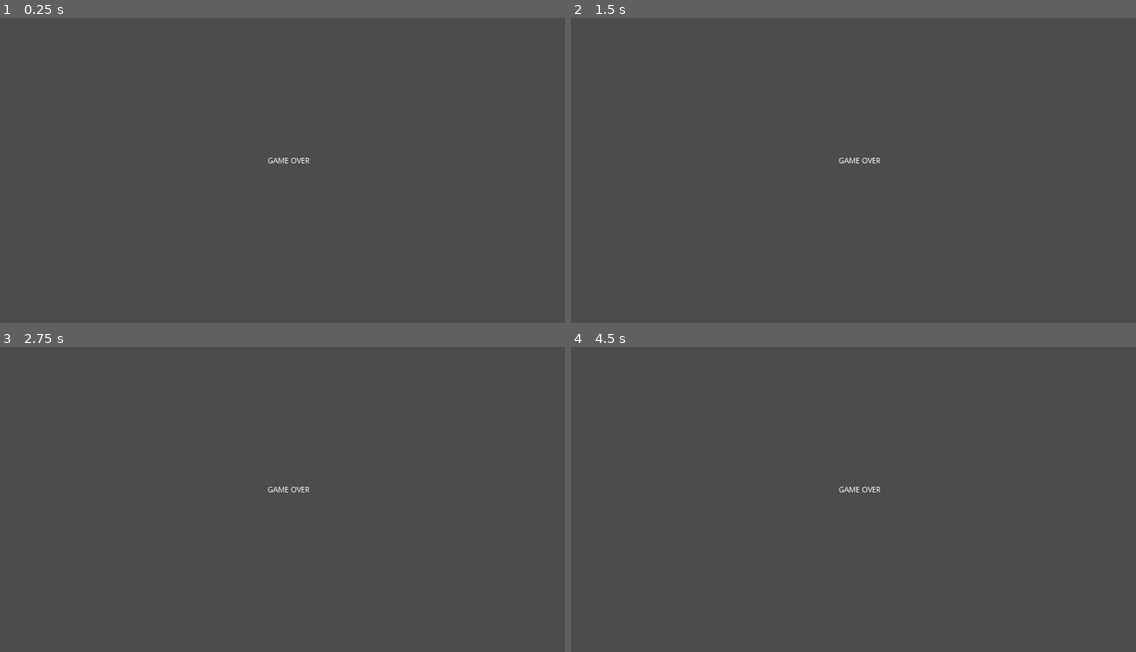
Above: before the commit, frames 1-4 (two rows, left to right).
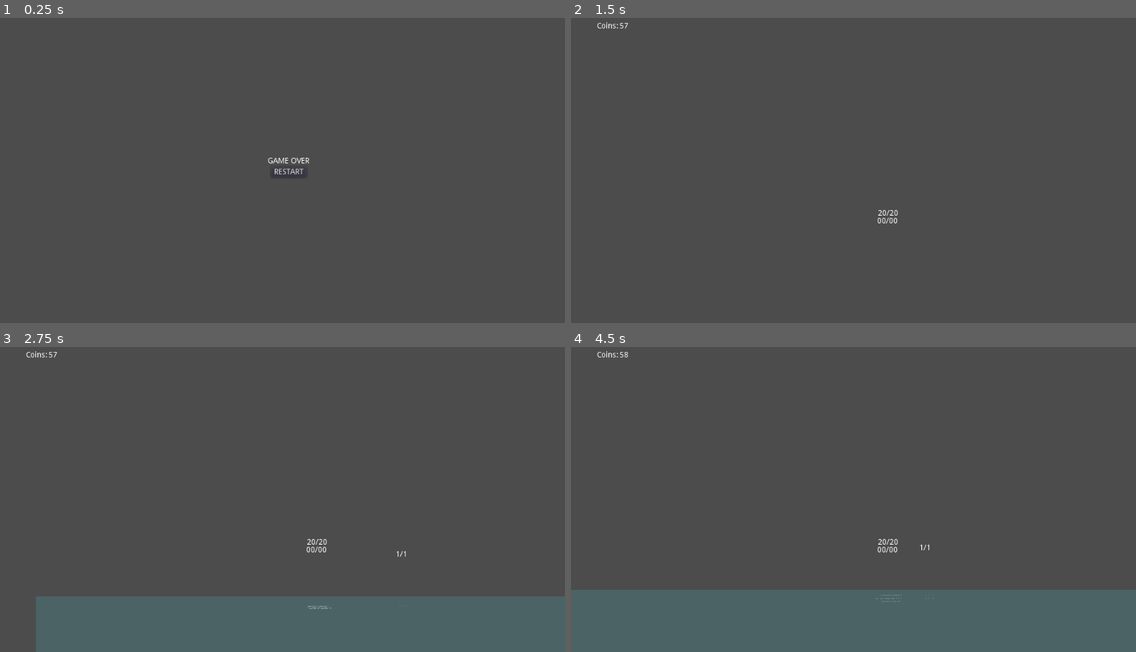
Above: after the commit, the same moments.

Repository: Galomortal47/Metroidvania
Game: Godot game, scene res://assets/game over.tscn
The game is run twice, just before and just after one commit, with the same random seed, the same clock (stepped at 60 frames per second) and the same inputs. The project has no main scene, so this scene is started directly. The engine's default icon, where the game draws it, is replaced by a stand-in: a white triangle on a blue panel in a dark square.
Inputs (mouse positions are in pixels of both pictures, inside the frame that each line leads up to):
- Up to frame 1 (0.25 s): no input
- Up to frame 2 (1.5 s): click (859, 173) at 0.5 s, where only the run after the commit has a clickable "RESTART"; tap Enter (ui_accept) at 1.25 s; move the mouse to (977, 140) at 1.27 s; hold Right (ui_right) from 1.28 s (still down); hold V (ui_block) from 1.28 s (still down)
- Up to frame 3 (2.75 s): tap Enter (ui_accept) at 1.52, 2.27 s; tap C (ui_roll) at 1.55, 2.1 s; move the mouse to (169, 502) at 2.02 s; release Right (ui_right) at 2.03 s; release V (ui_block) at 2.03 s; hold Down (ui_down) from 2.03 s (still down); tap V (ui_block) at 2.3 s
- Up to frame 4 (4.5 s): move the mouse to (910, 414) at 2.77 s; release Down (ui_down) at 2.78 s; hold Right (ui_right) 2.78-3.53 s; hold V (ui_block) 2.78-3.53 s; tap C (ui_roll) at 3.05, 3.6 s; move the mouse to (825, 551) at 3.52 s; hold Up (ui_up) 3.53-4.28 s; tap Enter (ui_accept) at 3.77 s; tap V (ui_block) at 3.8 s; move the mouse to (1023, 536) at 4.27 s; hold Left (ui_left) from 4.28 s (still down); hold V (ui_block) from 4.28 s (still down)

The runs differ from the first frame. In frame 1, less than 0.1% of the frame differs, in the area x 48-54%, y 49-53%; in frame 2, 0.2%; in frame 3, 17%; in frame 4, 21%, in the area x 0-100%, y 1-100%.

Commit message:
a lot of shit

Diff:
--- a/Scripts/Bolt.gd
+++ b/Scripts/Bolt.gd
@@ -27,10 +27,11 @@
 	if body.is_in_group("player"):
 		collect = true
 		body2 = body
+		gravity = 0
 	pass # Replace with function body.
 
 func _on_destroy_body_shape_entered(body_id, body, body_shape, area_shape):
 	if body.is_in_group("player"):
-		get_node("/root/Test/Coins/Number").set_text(str(int(get_node("/root/Test/Coins/Number").get_text())+1))
+		body.get_node("Coins/Number").set_text(str(int(body.get_node("Coins/Number").get_text())+1))
 		queue_free()
 	pass # Replace with function body.
--- a/Scripts/Box.gd
+++ b/Scripts/Box.gd
@@ -1,4 +1,6 @@
 extends RigidBody2D
+
+var boltspawner = preload("bolt_spawner.gd").new()
 
 var bolt_path = "res://assets/Bolts.tscn"
 var bolt_number = 7
@@ -6,12 +8,7 @@
 var motion = Vector2(0,0)
 func _process(delta):
 	if $Health.health <= 0:
-		for i in range(0,bolt_number):
-			var bolts =  load(bolt_path)
-			var bolt_instance = bolts.instance()
-#			bolt_instance.collect = true
-			bolt_instance.set_position(get_position()+ Vector2(rand_range(-ramdom_pos,ramdom_pos),rand_range(-ramdom_pos,ramdom_pos)))
-			get_tree().get_root().add_child(bolt_instance)
+		boltspawner.bolt_spawn(bolt_number,get_tree().get_root(),get_position())
 		queue_free()
 
 func stun():
--- /dev/null
+++ b/Scripts/Button.gd
@@ -0,0 +1,7 @@
+extends Button
+
+export var scene = "res://Test/Test.tscn"
+
+func _on_Button_button_down():
+	get_tree().change_scene(scene)
+	pass # Replace with function body.
--- /dev/null
+++ b/Scripts/Coins.gd
@@ -0,0 +1,6 @@
+extends CanvasLayer
+
+func _ready():
+	get_parent().get_node("Save").loader()
+	$Number.set_text(str(int(get_parent().get_node("Save").data.money)))
+	pass # Replace with function body.
--- a/Scripts/Mouse.gd
+++ b/Scripts/Mouse.gd
@@ -3,8 +3,8 @@
 var speed = 500
 var mouse_mode = false
 
-func _ready():
-	Input.set_mouse_mode(1)
+#func _ready():
+#	Input.set_mouse_mode(1)
 
 func _process(delta):
 	if Input.get_last_mouse_speed() > Vector2(50,50):
--- a/Scripts/Platform Sticker.gd
+++ b/Scripts/Platform Sticker.gd
@@ -1,16 +1,18 @@
 extends Area2D
 
 func _on_Platform_Sticker_body_shape_entered(body_id, body, body_shape, area_shape):
-	var pos = body.get_global_position()
-	get_tree().get_root().get_node("Test").remove_child(body)
-	self.add_child(body)
-	body.set_global_position(pos)
+	if body.is_in_group("player") and not body.get_parent().get_name() == "Platform Sticker" :
+		var pos = body.get_global_position()
+		get_tree().get_root().get_node("Test").remove_child(body)
+		self.add_child(body)
+		body.set_global_position(pos)
 	pass # Replace with function body.
 
 
 func _on_Platform_Sticker_body_shape_exited(body_id, body, body_shape, area_shape):
-	var pos = body.get_global_position()
-	self.remove_child(body)
-	get_tree().get_root().get_node("Test").add_child(body)
-	body.set_global_position(pos)
+	if body.is_in_group("player") and not body.get_parent().get_name() == "Test" :
+		var pos = body.get_global_position()
+		self.remove_child(body)
+		get_tree().get_root().get_node("Test").add_child(body)
+		body.set_global_position(pos)
 	pass # Replace with function body.
--- /dev/null
+++ b/Scripts/Platform_alt.gd
@@ -0,0 +1,32 @@
+extends KinematicBody2D
+
+var motion = Vector2()
+var speed = 100
+var player
+var inside = false
+var target = Vector2()
+func _ready():
+	player = get_node("/root/Test/Player")
+	target = get_parent().get_node("Target").get_global_position()
+
+func _process(delta):
+	if get_global_position().x > target.x:
+		motion.x = speed
+	else:
+		motion.x = -speed
+	motion = move_and_slide(motion)
+	if inside:
+		player.motion += motion *0.45
+
+
+
+func _on_Sticker_body_shape_entered(body_id, body, body_shape, area_shape):
+	if body.is_in_group("player"):
+		inside = true
+	pass # Replace with function body.
+
+
+func _on_Sticker_body_shape_exited(body_id, body, body_shape, area_shape):
+	if body.is_in_group("player"):
+		inside = false
+	pass # Replace with function body.
--- a/Scripts/Player.gd
+++ b/Scripts/Player.gd
@@ -37,10 +37,12 @@
 
 func die():
 	if get_node("Health").health <= 0:
+		$Save.data.money = int(int($Coins/Number.get_text()) * 0.75)
+		$Save.save()
 		get_tree().change_scene("res://assets/game over.tscn")
 
 func roll():
-	if Input.is_action_just_pressed("ui_roll") and not ledge_detect() and not Input.is_action_pressed("ui_block"):
+	if Input.is_action_pressed("ui_roll") and not ledge_detect() and not Input.is_action_pressed("ui_block"):
 		if Input.is_action_pressed("ui_right"):
 			if ground_detect():
 				if motion.x < max_speed + roll:
--- /dev/null
+++ b/Scripts/Save.gd
@@ -0,0 +1,23 @@
+extends Node
+
+var save = "res://save.json"
+var file = File.new()
+var data = {"hp":20,"level":"res://Levels/Test.tscn","money":100,"position_x":0,"position_y":0}
+
+
+func _ready():
+	loader()
+	save()
+
+func save():
+	if file.open(save, File.WRITE) !=0:
+		print("erro_write")
+		return
+	file.store_line(to_json(data))
+	file.close()
+
+func loader():
+	if file.open(save, File.READ) !=0:
+		print("erro_open")
+		return
+	data = parse_json(file.get_line())
--- /dev/null
+++ b/Scripts/bolt_spawner.gd
@@ -0,0 +1,13 @@
+extends Node2D
+
+var bolt_path = "res://assets/Bolts.tscn"
+var bolt_number = 7
+var ramdom_pos = 30
+
+func bolt_spawn(var bolt_number, var node, pos):
+	for i in range(0,bolt_number):
+			var bolts =  load(bolt_path)
+			var bolt_instance = bolts.instance()
+#			bolt_instance.collect = true
+			bolt_instance.set_position(pos+ Vector2(rand_range(-ramdom_pos,ramdom_pos),rand_range(-ramdom_pos,ramdom_pos)))
+			node.add_child(bolt_instance)
--- /dev/null
+++ b/Scripts/player_stats.gd
@@ -0,0 +1,16 @@
+extends Node
+
+var money = 0
+var pos
+var health
+var set =false
+
+func _process(delta):
+	print(money,pos,health)
+	if has_node("/root/Test/Player/"):
+		pos = get_node("/root/Test/Player").get_position()
+		health = get_node("/root/Test/Player/Health").health
+#		get_node("/root/Test/Coins/Number").set_text(str(money))
+#		if health <=0:
+		money = int(get_node("/root/Test/Coins/Number").get_text())
+#	pass
--- a/Test/Test.tscn
+++ b/Test/Test.tscn
@@ -214,22 +214,6 @@
 [node name="Enemy" parent="." instance=ExtResource( 6 )]
 position = Vector2( -1040.79, 648.127 )
 
-[node name="Coins" type="CanvasLayer" parent="."]
-
-[node name="Coins" type="Label" parent="Coins"]
-margin_left = 46.8655
-margin_top = 54.0756
-margin_right = 129.865
-margin_bottom = 68.0756
-text = "Coins:"
-
-[node name="Number" type="Label" parent="Coins"]
-margin_left = 88.4462
-margin_top = 54.0756
-margin_right = 171.446
-margin_bottom = 68.0756
-text = "100"
-
 [node name="Bolts" parent="." instance=ExtResource( 7 )]
 
 [node name="Box" parent="." instance=ExtResource( 8 )]
@@ -295,7 +279,6 @@
 
 [node name="Mirror4" type="Sprite" parent="Water2"]
 material = SubResource( 10 )
-scale = Vector2( 1, 1 )
 z_index = 4096
 texture = SubResource( 12 )
 region_enabled = true
@@ -303,10 +286,5 @@
 
 [node name="Water" parent="." instance=ExtResource( 11 )]
 
-[node name="Shop" type="StaticBody2D" parent="." groups=[
-"Shop",
-]]
-position = Vector2( -5.48892, 587.975 )
-
 [connection signal="body_shape_entered" from="Platform2/Platform Sticker" to="Platform2/Platform Sticker" method="_on_Platform_Sticker_body_shape_entered"]
 [connection signal="body_shape_exited" from="Platform2/Platform Sticker" to="Platform2/Platform Sticker" method="_on_Platform_Sticker_body_shape_exited"]
--- /dev/null
+++ b/assets/Coins.tscn
@@ -0,0 +1,18 @@
+[gd_scene format=2]
+
+[node name="Coins" type="CanvasLayer"]
+editor/display_folded = true
+
+[node name="Coins" type="Label" parent="."]
+margin_left = 46.8655
+margin_top = 54.0756
+margin_right = 129.865
+margin_bottom = 68.0756
+text = "Coins:"
+
+[node name="Number" type="Label" parent="."]
+margin_left = 88.4462
+margin_top = 54.0756
+margin_right = 171.446
+margin_bottom = 68.0756
+text = "100"
--- a/assets/Player.tscn
+++ b/assets/Player.tscn
@@ -10,11 +10,14 @@
 [ext_resource path="res://Scripts/Shop.gd" type="Script" id=8]
 [ext_resource path="res://Scripts/Load_Minigame.gd" type="Script" id=9]
 [ext_resource path="res://Scripts/Block.gd" type="Script" id=10]
+[ext_resource path="res://assets/Coins.tscn" type="PackedScene" id=11]
+[ext_resource path="res://Scripts/Coins.gd" type="Script" id=12]
+[ext_resource path="res://Scripts/Save.gd" type="Script" id=13]
 
 [sub_resource type="RectangleShape2D" id=1]
 extents = Vector2( 15, 30 )
 
-[sub_resource type="Animation" id=13]
+[sub_resource type="Animation" id=2]
 resource_name = "crouch"
 tracks/0/type = "value"
 tracks/0/path = NodePath(".:shape")
@@ -53,8 +56,7 @@
 "values": [ Vector2( 25, 15 ) ]
 }
 
-[sub_resource type="Animation" id=2]
-resource_name = "normal"
+[sub_resource type="Animation" id=3]
 tracks/0/type = "value"
 tracks/0/path = NodePath(".:position")
 tracks/0/interp = 1
@@ -92,8 +94,7 @@
 "values": [ SubResource( 1 ) ]
 }
 
-[sub_resource type="Animation" id=3]
-resource_name = "roll"
+[sub_resource type="Animation" id=4]
 tracks/0/type = "value"
 tracks/0/path = NodePath(".:shape")
 tracks/0/interp = 1
@@ -131,8 +132,7 @@
 "values": [ Vector2( 25, 15 ) ]
 }
 
-[sub_resource type="Animation" id=4]
-resource_name = "close"
+[sub_resource type="Animation" id=5]
 length = 2600.0
 tracks/0/type = "value"
 tracks/0/path = NodePath("Menu:scale")
@@ -159,8 +159,7 @@
 "values": [ Color( 1, 1, 1, 1 ), Color( 1, 1, 1, 0 ) ]
 }
 
-[sub_resource type="Animation" id=5]
-resource_name = "closed"
+[sub_resource type="Animation" id=6]
 tracks/0/type = "value"
 tracks/0/path = NodePath("Menu:scale")
 tracks/0/interp = 1
@@ -213,8 +212,7 @@
 "values": [ Color( 1, 1, 1, 0 ), Color( 1, 1, 1, 1 ) ]
 }
 
-[sub_resource type="Animation" id=7]
-resource_name = "opened"
+[sub_resource type="Animation" id=8]
 tracks/0/type = "value"
 tracks/0/path = NodePath("Menu:scale")
 tracks/0/interp = 1
@@ -240,8 +238,7 @@
 "values": [ Color( 1, 1, 1, 1 ) ]
 }
 
-[sub_resource type="Animation" id=8]
-resource_name = "Failure"
+[sub_resource type="Animation" id=9]
 length = 2.0
 tracks/0/type = "value"
 tracks/0/path = NodePath("Line2D3:position")
@@ -446,11 +443,10 @@
 "values": [ Vector2( 1, 1 ), Vector2( 4, 2 ), Vector2( 1, 1 ) ]
 }
 
-[sub_resource type="RectangleShape2D" id=11]
+[sub_resource type="RectangleShape2D" id=12]
 extents = Vector2( 10, 25.3596 )
 
-[sub_resource type="Animation" id=12]
-resource_name = "block"
+[sub_resource type="Animation" id=13]
 length = 2.0
 tracks/0/type = "value"
 tracks/0/path = NodePath("CollisionShape2D:disabled")
@@ -472,15 +468,51 @@
 collision_mask = 7
 script = ExtResource( 1 )
 
+[node name="Groud_Middle" type="RayCast2D" parent="."]
+position = Vector2( 0, 30 )
+enabled = true
+cast_to = Vector2( 0, 1 )
+
+[node name="Ground_Left" type="RayCast2D" parent="."]
+position = Vector2( -15, 30 )
+enabled = true
+cast_to = Vector2( 0, 1 )
+
+[node name="Ground_Right" type="RayCast2D" parent="."]
+position = Vector2( 15, 30 )
+enabled = true
+cast_to = Vector2( 0, 1 )
+
+[node name="Ledge_Grab_R" type="RayCast2D" parent="."]
+position = Vector2( 0, -30 )
+enabled = true
+cast_to = Vector2( 20, 0 )
+
+[node name="Ledge_Grab_R2" type="RayCast2D" parent="."]
+position = Vector2( 0, -35.3274 )
+enabled = true
+cast_to = Vector2( 20, 0 )
+
+[node name="Ledge_Grab_L" type="RayCast2D" parent="."]
+position = Vector2( 0, -30 )
+enabled = true
+cast_to = Vector2( -20, 0 )
+
+[node name="Ledge_Grab_L2" type="RayCast2D" parent="."]
+position = Vector2( 0, -35.3274 )
+enabled = true
+cast_to = Vector2( -20, 0 )
+
 [node name="Health" parent="." instance=ExtResource( 2 )]
 
 [node name="CollisionShape2D" type="CollisionShape2D" parent="."]
+editor/display_folded = true
 shape = SubResource( 1 )
 
 [node name="Colision" type="AnimationPlayer" parent="CollisionShape2D"]
-anims/crouch = SubResource( 13 )
-anims/normal = SubResource( 2 )
-anims/roll = SubResource( 3 )
+anims/crouch = SubResource( 2 )
+anims/normal = SubResource( 3 )
+anims/roll = SubResource( 4 )
 
 [node name="Camera2D" type="Camera2D" parent="."]
 position = Vector2( 0, -135 )
@@ -488,42 +520,8 @@
 drag_margin_h_enabled = false
 drag_margin_v_enabled = false
 
-[node name="Groud_Middle" type="RayCast2D" parent="."]
-position = Vector2( 0, 30 )
-enabled = true
-cast_to = Vector2( 0, 1 )
-
-[node name="Ground_Left" type="RayCast2D" parent="."]
-position = Vector2( -15, 30 )
-enabled = true
-cast_to = Vector2( 0, 1 )
-
-[node name="Ground_Right" type="RayCast2D" parent="."]
-position = Vector2( 15, 30 )
-enabled = true
-cast_to = Vector2( 0, 1 )
-
-[node name="Ledge_Grab_R" type="RayCast2D" parent="."]
-position = Vector2( 0, -30 )
-enabled = true
-cast_to = Vector2( 20, 0 )
-
-[node name="Ledge_Grab_R2" type="RayCast2D" parent="."]
-position = Vector2( 0, -35.3274 )
-enabled = true
-cast_to = Vector2( 20, 0 )
-
-[node name="Ledge_Grab_L" type="RayCast2D" parent="."]
-position = Vector2( 0, -30 )
-enabled = true
-cast_to = Vector2( -20, 0 )
-
-[node name="Ledge_Grab_L2" type="RayCast2D" parent="."]
-position = Vector2( 0, -35.3274 )
-enabled = true
-cast_to = Vector2( -20, 0 )
-
 [node name="Weapons" type="Node2D" parent="."]
+editor/display_folded = true
 
 [node name="Sword" type="Node2D" parent="Weapons"]
 script = ExtResource( 3 )
@@ -619,6 +617,7 @@
 script = ExtResource( 5 )
 
 [node name="Menu Items" type="CanvasLayer" parent="."]
+editor/display_folded = true
 script = ExtResource( 6 )
 
 [node name="Menu" type="Node2D" parent="Menu Items"]
@@ -682,10 +681,10 @@
 text = "Craft Ammo: UP 50 bolts"
 
 [node name="Menu Anim" type="AnimationPlayer" parent="Menu Items"]
-anims/close = SubResource( 4 )
-anims/closed = SubResource( 5 )
-anims/open = SubResource( 6 )
-anims/opened = SubResource( 7 )
+anims/close = SubResource( 5 )
+anims/closed = SubResource( 6 )
+anims/open = SubResource( 7 )
+anims/opened = SubResource( 8 )
 next/close = "closed"
 next/open = "opened"
 
@@ -705,7 +704,6 @@
 position = Vector2( 51.392, -56.7652 )
 points = PoolVector2Array( 0, 0, 0, 10 )
 default_color = Color( 1, 1, 1, 0.501961 )
-texture_mode = -1094114482
 
 [node name="Line2D3" type="Line2D" parent="Load_Minigame"]
 position = Vector2( 3.95837, -61.2451 )
@@ -715,9 +713,9 @@
 texture_mode = 927712944
 
 [node name="Minigame" type="AnimationPlayer" parent="Load_Minigame"]
-anims/Failure = SubResource( 8 )
-anims/Load = SubResource( 9 )
-anims/Succes = SubResource( 10 )
+anims/Failure = SubResource( 9 )
+anims/Load = SubResource( 10 )
+anims/Succes = SubResource( 11 )
 
 [node name="Block" type="StaticBody2D" parent="."]
 editor/display_folded = true
@@ -727,8 +725,14 @@
 
 [node name="CollisionShape2D" type="CollisionShape2D" parent="Block"]
 position = Vector2( -35, 0 )
-shape = SubResource( 11 )
+shape = SubResource( 12 )
 disabled = true
 
 [node name="block" type="AnimationPlayer" parent="Block"]
-anims/block = SubResource( 12 )
+anims/block = SubResource( 13 )
+
+[node name="Coins" parent="." instance=ExtResource( 11 )]
+script = ExtResource( 12 )
+
+[node name="Save" type="Node" parent="."]
+script = ExtResource( 13 )
--- a/assets/game over.tscn
+++ b/assets/game over.tscn
@@ -1,4 +1,6 @@
-[gd_scene format=2]
+[gd_scene load_steps=2 format=2]
+
+[ext_resource path="res://Scripts/Button.gd" type="Script" id=1]
 
 [node name="Control" type="Control"]
 anchor_right = 1.0
@@ -10,3 +12,13 @@
 margin_right = 561.439
 margin_bottom = 313.282
 text = "GAME OVER"
+
+[node name="Button" type="Button" parent="."]
+margin_left = 491.095
+margin_top = 315.991
+margin_right = 556.094
+margin_bottom = 335.991
+text = "RESTART"
+script = ExtResource( 1 )
+
+[connection signal="button_down" from="Button" to="Button" method="_on_Button_button_down"]
--- a/project.godot
+++ b/project.godot
@@ -27,7 +27,7 @@
 ui_select={
 "deadzone": 0.5,
 "events": [ Object(InputEventKey,"resource_local_to_scene":false,"resource_name":"","device":0,"alt":false,"shift":false,"control":false,"meta":false,"command":false,"pressed":false,"scancode":90,"unicode":0,"echo":false,"script":null)
-, Object(InputEventJoypadButton,"resource_local_to_scene":false,"resource_name":"","device":0,"button_index":4,"pressure":0.0,"pressed":false,"script":null)
+, Object(InputEventJoypadButton,"resource_local_to_scene":false,"resource_name":"","device":0,"button_index":3,"pressure":0.0,"pressed":false,"script":null)
  ]
 }
 ui_cancel={
@@ -45,7 +45,7 @@
 ui_block={
 "deadzone": 0.5,
 "events": [ Object(InputEventKey,"resource_local_to_scene":false,"resource_name":"","device":0,"alt":false,"shift":false,"control":false,"meta":false,"command":false,"pressed":false,"scancode":86,"unicode":0,"echo":false,"script":null)
-, Object(InputEventJoypadButton,"resource_local_to_scene":false,"resource_name":"","device":0,"button_index":3,"pressure":0.0,"pressed":false,"script":null)
+, Object(InputEventJoypadButton,"resource_local_to_scene":false,"resource_name":"","device":0,"button_index":4,"pressure":0.0,"pressed":false,"script":null)
  ]
 }
 ui_analog_up={
--- /dev/null
+++ b/save.json
@@ -0,0 +1 @@
+{"hp":20,"level":"res://Levels/Test.tscn","money":57,"position_x":0,"position_y":0,"score":100}
Not shown: 4 places in assets/Player.tscn that only renumber resources
